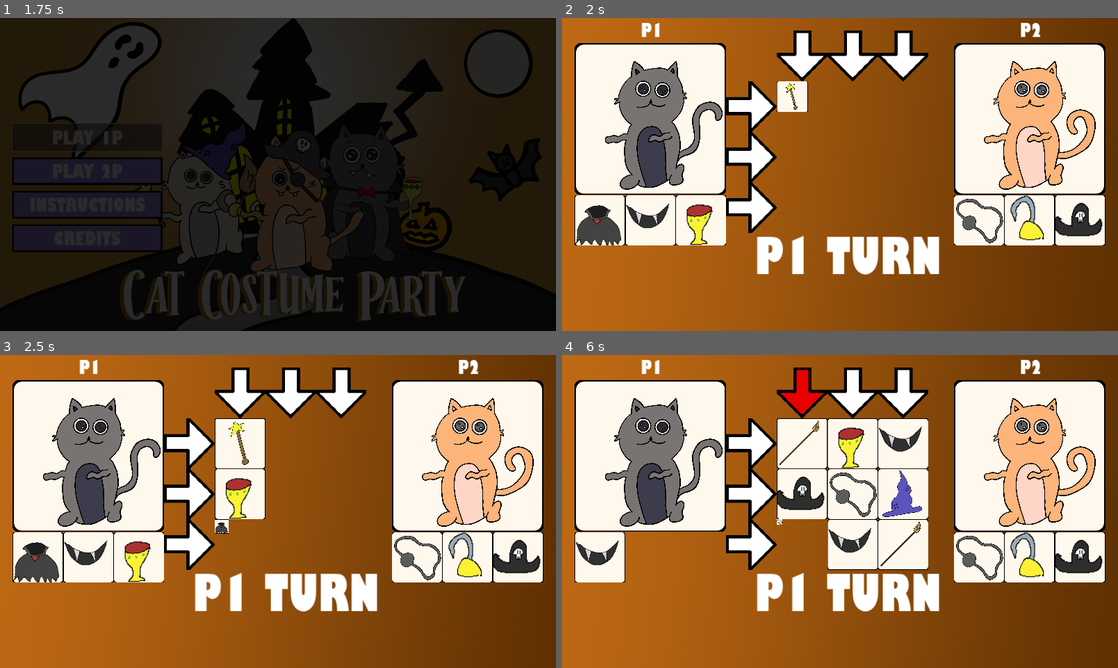
Above: before the commit, frames 1-4 (two rows, left to right).
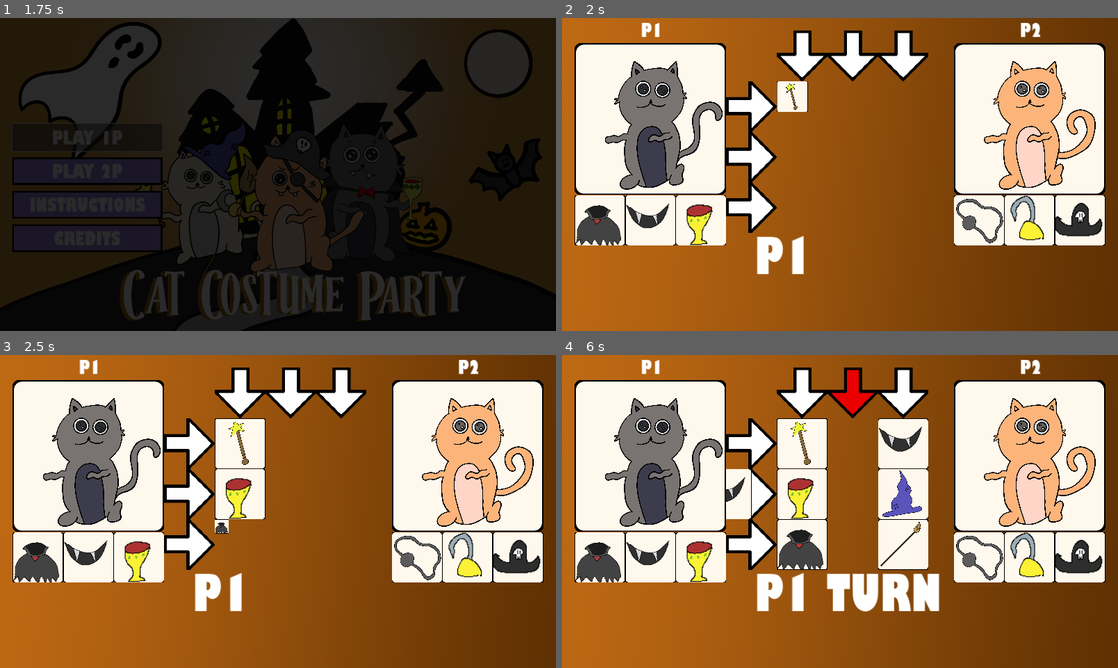
Above: after the commit, the same moments.

Repository: Zami77/CatCostumeParty
Game: Godot game, scene res://managers/GameManager.tscn
The game is run twice, just before and just after one commit, with the same random seed, the same clock (stepped at 60 frames per second) and the same inputs. Sound files missing from this copy of the repository are replaced by a short silence.
Inputs (mouse positions are in pixels of both pictures, inside the frame that each line leads up to):
- Up to frame 1 (1.75 s): move the mouse to (400, 158) at 0.52 s; press the mouse at (400, 158) at 0.53 s; release the mouse at (400, 158) at 1.25 s; click "PLAY 1P" at 1.25 s
- Up to frame 2 (2 s): no input
- Up to frame 3 (2.5 s): click (189, 442) at 2 s
- Up to frame 4 (6 s): click (751, 492) at 2.75 s; click (751, 545) at 3.5 s; click (801, 392) at 4.25 s; click (851, 392) at 5 s; click (901, 392) at 5.75 s

Frame 1 is identical in both runs. In frame 2, 2.0% of the frame differs, in the area x 47-68%, y 69-82%; in frame 3, 2.0%; in frame 4, 12%, in the area x 2-57%, y 4-73%.
Error before the commit: Invalid access of index '1' on a base object of type: 'Array'. (res://costume_piece_grid/CostumePieceGrid.gd:99)

Commit message:
sound effects added

Diff:
--- a/CatCostumeParty/costume_piece_grid/CostumePieceGrid.gd
+++ b/CatCostumeParty/costume_piece_grid/CostumePieceGrid.gd
@@ -5,6 +5,7 @@
 signal pieces_selected(selected_pieces: Array[CostumePiece])
 signal completed_selected_pieces_animation_finished
 signal random_piece_added
+signal grid_setup
 
 @export var num_rows: int = 3
 @export var num_cols: int = 3
@@ -35,6 +36,7 @@
 			grid[row].append(0)
 			_add_random_piece(row, col)
 			await random_piece_added
+	emit_signal("grid_setup")
 
 func get_selectable_options() -> Dictionary:
 	var selectable_options = {}
--- a/CatCostumeParty/managers/MatchManager.gd
+++ b/CatCostumeParty/managers/MatchManager.gd
@@ -29,9 +29,12 @@
 var p2_dressed_cats = 0
 
 func _ready():
+	costume_piece_grid.select_disabled = true
 	costume_piece_grid.pieces_selected.connect(_on_pieces_selected)
 	game_end_panel.game_end_panel_option_selected.connect(_on_game_end_panel_option_selected)
 	_setup_costume_cat_areas()
+
+	await costume_piece_grid.grid_setup
 	_update_turn()
 
 func _setup_costume_cat_areas() -> void:
